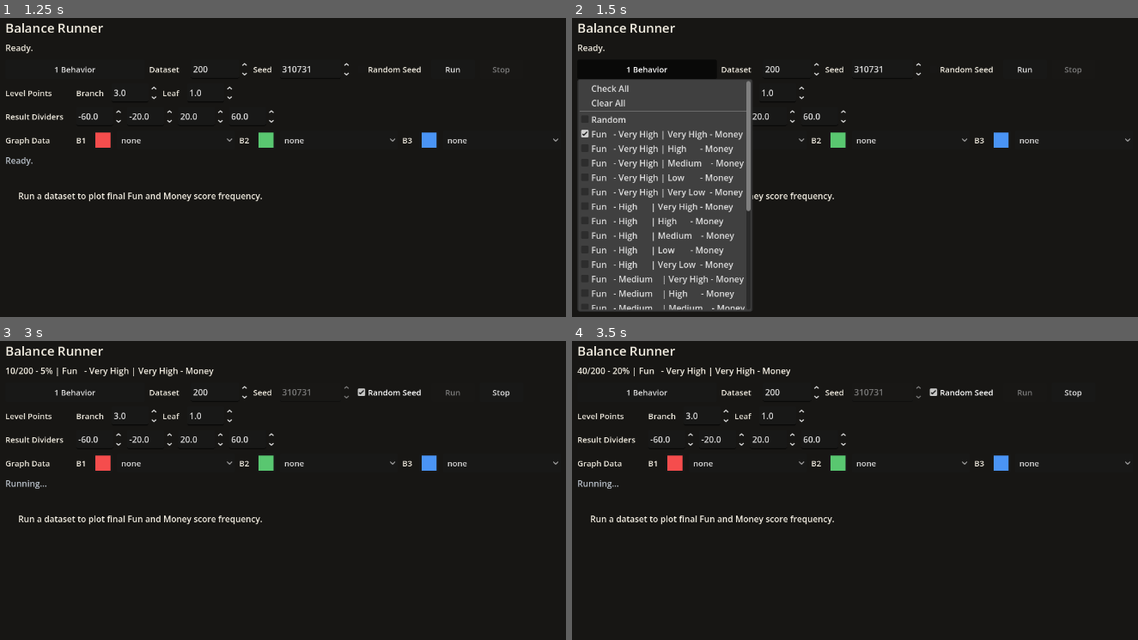
Above: before the commit, frames 1-4 (two rows, left to right).
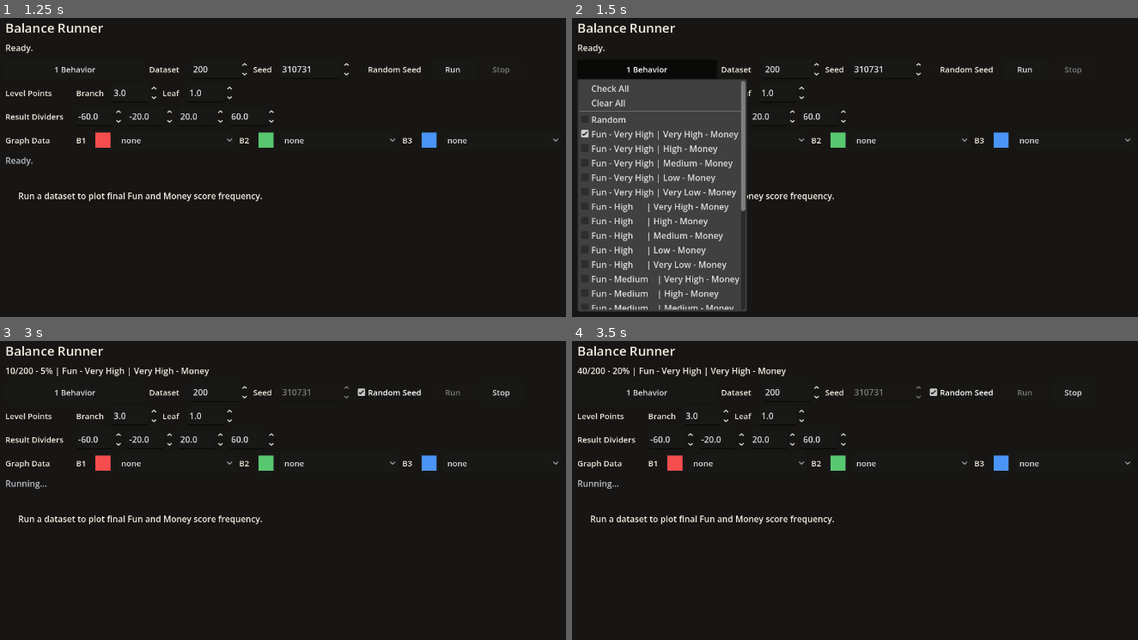
Above: after the commit, the same moments.

Repository: Josephblt/patch-notes
Game: Godot game, scene res://scenes/scene_launcher.tscn
Same seed, same stepped clock (60 frames per second), same inputs: the game is played once before the commit and once after it.
Inputs:
- Up to frame 1 (1.25 s): click "Balance Runner" at 0.5 s
- Up to frame 2 (1.5 s): click "1 Behavior" at 1.25 s
- Up to frame 3 (3 s): click "Random Seed" at 2 s; click "Run" at 2.75 s
- Up to frame 4 (3.5 s): no input

Frame 1 is identical in both runs. In frame 2, 4.5% of the frame differs, in the area x 6-33%, y 20-99%; in frame 3, 0.3%; in frame 4, 0.3%.

Commit message:
Align behavior descriptions on separator

Diff:
--- a/src/scripts/tools/balance_runner.gd
+++ b/src/scripts/tools/balance_runner.gd
@@ -16,6 +16,7 @@
 const DEFAULT_OUTPUT_PATH: String = "user://balance_runner_results.csv"
 const BEHAVIOR_MENU_CHECK_ALL_ID: int = 100000
 const BEHAVIOR_MENU_CLEAR_ALL_ID: int = 100001
+const BEHAVIOR_DESCRIPTION_LEFT_WIDTH: int = 15
 const SCORE_LEVELS: Array[String] = [
 	"vh",
 	"h",
@@ -668,11 +669,12 @@
 	if behavior_parts.size() != 2:
 		return behavior
 
-	return "%s - %s | %s - %s" % [
-		_pad_right("Fun", 5),
-		_pad_right(_format_score_level_description(behavior_parts[0]), 9),
-		_pad_right(_format_score_level_description(behavior_parts[1]), 9),
-		_pad_right("Money", 5),
+	var fun_description: String = "Fun - %s" % _format_score_level_description(behavior_parts[0])
+	var money_description: String = "%s - Money" % _format_score_level_description(behavior_parts[1])
+
+	return "%s | %s" % [
+		_pad_right(fun_description, BEHAVIOR_DESCRIPTION_LEFT_WIDTH),
+		money_description,
 	]
 
 
